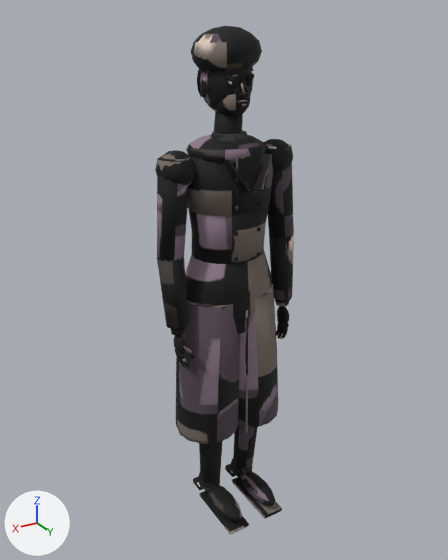
Renders of the glTF model assets/models/kedr/human_ep_civil2.glb from each side of a commit.
Both versions are drawn from a 50 mm lens placed at (1.084, 1.785, 1.837), pointed at (0.018, 0.008, 0.949). Every picture has the same lights, and +X, +Y and +Z are marked at lower left. The picture after the commit comes second. Vertices at exactly the same position are counted once.

Script lines for the objects in view, before the commit:
```python
me_pelvis = bpy.data.meshes.new('pelvis')
me_pelvis.from_pydata(...)  # 5357 vertices, 10208 faces; spans x -0.28..0.28, y -0.14..0.23, z -0.02..1.8
me_pelvis.materials.append(mat_human_ep_civil2_baked)  # picture img_human_ep_civil2
ob_human_ep_civil2 = bpy.data.objects.new('human_ep_civil2', me_pelvis)
ob_human_ep_civil2.location = (0.0, 0.0, 0.0)
```
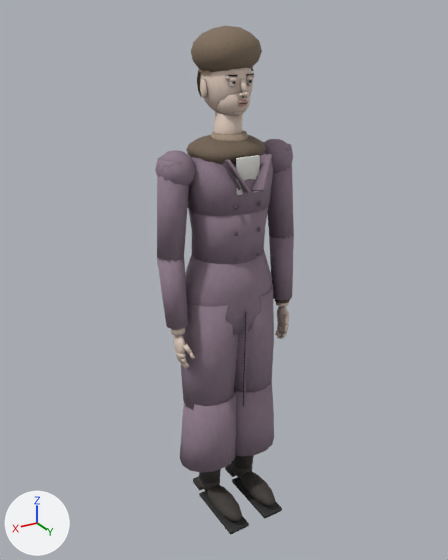
What differs and where, as boxes (x1, y1, x2, y2) in the pictures (448 x 560 px; the box of a moved part takes in the faces that stretch with it):
part 1 of me_pelvis, added
    after: (234, 379, 274, 456)
part 2 of me_pelvis, added
    after: (180, 391, 236, 473)
part 3 of me_pelvis, moved or reshaped
    before: (176, 290, 278, 444)
    after: (181, 290, 274, 410)
part 4 of me_pelvis, surface changed (black to grey)
    both: (155, 26, 294, 534)

The edits, one by one:
me_pelvis is used by ob_human_ep_civil2; location (0.0, 0.0, 0.0).
me_pelvis had 5357 vertices, 10208 faces and spanned x -0.28..0.28, y -0.14..0.23, z -0.02..1.8.
me_pelvis now has 5413 vertices, 10312 faces and spans x -0.28..0.28, y -0.14..0.23, z -0.02..1.8.
me_pelvis part 1: a new loose piece of 42 vertices spanning x -0.21..0.02, y -0.09..0.11, z 0.2..0.5, in mat_human_ep_civil2_baked (picture img_human_ep_civil2).
me_pelvis part 2: a new loose piece of 42 vertices spanning x -0.02..0.21, y -0.09..0.11, z 0.2..0.5, in mat_human_ep_civil2_baked (picture img_human_ep_civil2).
Part 3, on me_pelvis:
52 vertices are removed from x -0.22..0.22, y -0.11..0.15, z 0.35..0.37.
204 faces are deleted.
18 vertices in x -0.01..0.0, y 0.14..0.15, z 0.36 move by (0.0, -0.02, 0.11).
4 vertices in x -0.02..0.02, y 0.06..0.1, z 0.61 move by (0.0, -0.01, 0.06).
4 vertices in x -0.11..0.11, y 0.13, z 0.61 move by (0.0, -0.02, 0.06).
4 vertices in x -0.11..0.11, y -0.12, z 0.61 move by (0.0, 0.02, 0.06).
4 vertices in x -0.02..0.02, y -0.09..-0.05, z 0.61 move by (0.0, 0.01, 0.06).
48 vertices move from x -0.21..0.21, y -0.11..0.15, z 0.36..0.87 to x -0.19..0.19, y -0.08..0.14, z 0.47..0.87.
24 vertices are added at x -0.19..0.19, y -0.08..0.13, z 0.47.
148 new faces join them.
me_pelvis part 4: 9895 kept faces spanning x -0.28..0.28, y -0.14..0.23, z -0.02..1.8 get new texture (UV) coordinates.
